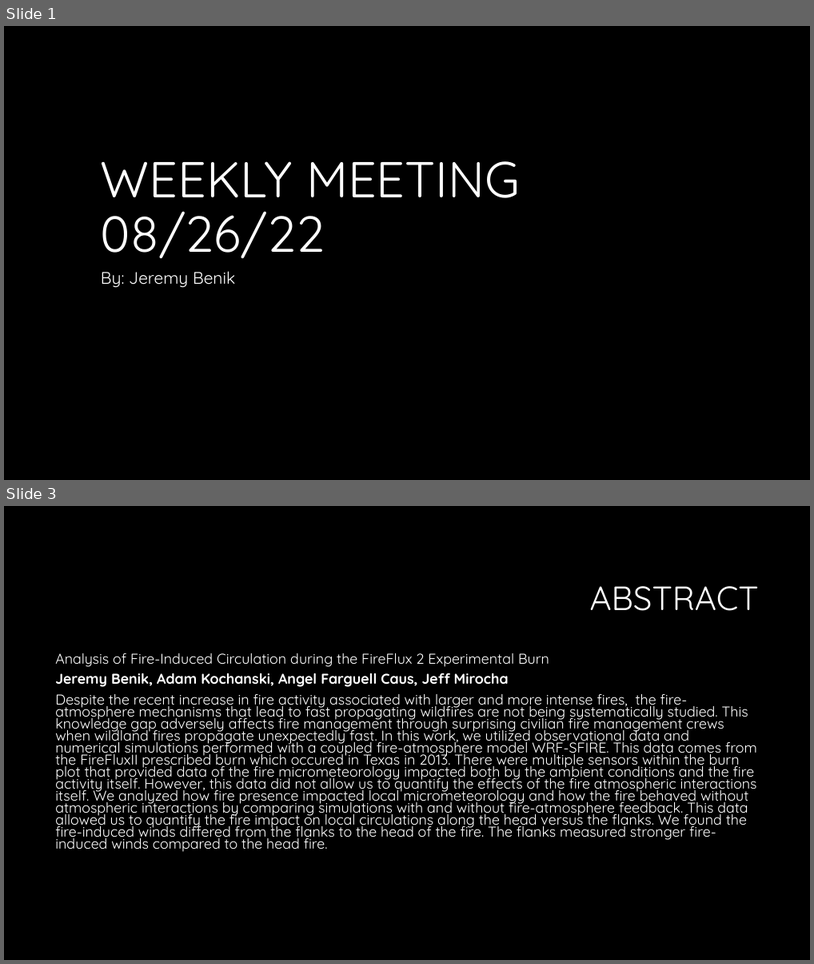
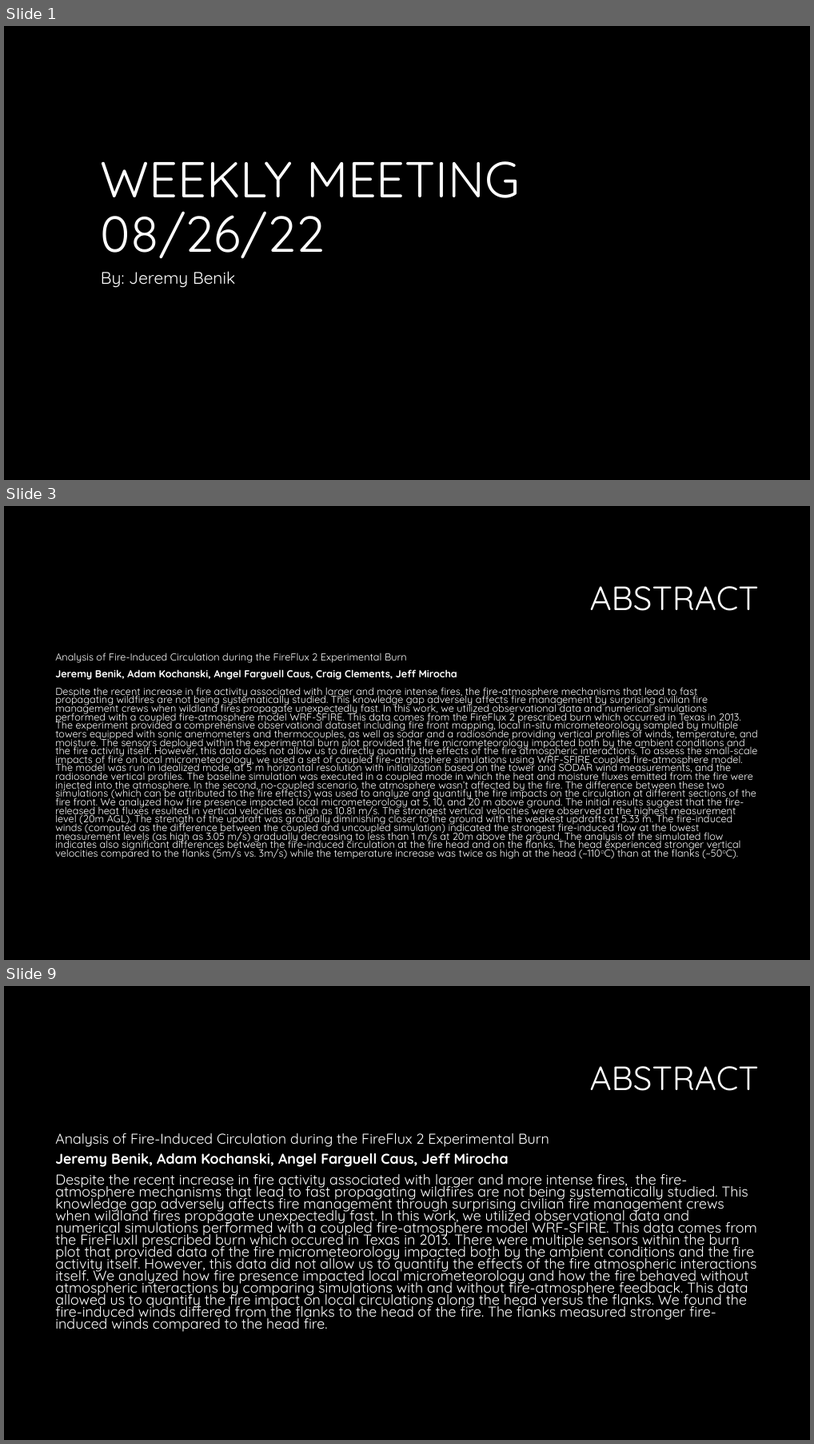
Before and after one commit to Jeremy-Benik/Meeting_Notes, a slide deck: 08262022_Presentation.pptx. Shown one above the other, each under a label of ours: slides 1 and 3 before the commit, slides 1, 3 and 9 after it; the slides between them are not shown. The pictures are 814x964 and 814x1444 pixels, drawn with LibreOffice and Linux fonts; fonts in the diff are those of the drawing; background and template pictures are left out. Boxes give left, top, right and bottom in pixels: in the first picture for what was removed or moved away, otherwise in the second. Text is boxed around its words. In the diff, an @@ line names an element or a change of style, - is before the commit and + after.

```diff
--- a/08262022_Presentation.pptx
+++ b/08262022_Presentation.pptx
@@ slide 3 added at [4,506,810,960], background #000000 @@
@@ title added at [590,586,759,611], 40 pt, text #FFFFFF @@
+ABSTRACT
@@ text added at [55,652,758,859], 12.1 pt, text #FFFFFF @@
+Analysis of Fire-Induced Circulation during the FireFlux 2 Experimental Burn
+Jeremy Benik, Adam Kochanski, Angel Farguell Caus, Craig Clements, Jeff Mirocha
+Despite the recent increase in fire activity associated with larger and more intense fires, the fire-atmosphere mechanisms that lead to fast propagating wildfires are not being systematically studied. This knowledge gap adversely affects fire management by surprising civilian fire management crews when wildland fires propagate unexpectedly fast. In this work, we utilized observational data and numerical simulations performed with a coupled fire-atmosphere model WRF-SFIRE. This data comes from the FireFlux 2 prescribed burn which occurred in Texas in 2013. The experiment provided a comprehensive observational dataset including fire front mapping, local in-situ micrometeorology sampled by multiple towers equipped with sonic anemometers and thermocouples, as well as sodar and a radiosonde providing vertical profiles of winds, temperature, and moisture. The sensors deployed within the experimental burn plot provided the fire micrometeorology impacted both by the ambient conditions and the fire activity itself. However, this data does not allow us to directly quantify the effects of the fire atmospheric interactions. To assess the small-scale impacts of fire on local micrometeorology, we used a set of coupled fire-atmosphere simulations using WRF-SFIRE coupled fire-atmosphere model. The model was run in idealized mode, at 5 m horizontal resolution with initialization based on the tower and SODAR wind measurements, and the radiosonde vertical profiles. The baseline simulation was executed in a coupled mode in which the heat and moisture fluxes emitted from the fire were injected into the atmosphere. In the second, no-coupled scenario, the atmosphere wasn’t affected by the fire. The difference between these two simulations (which can be attributed to the fire effects) was used to analyze and quantify the fire impacts on the circulation at different sections of the fire front. We analyzed how fire presence impacted local micrometeorology at 5, 10, and 20 m above ground. The initial results suggest that the fire-released heat fluxes resulted in vertical velocities as high as 10.81 m/s. The strongest vertical velocities were observed at the highest measurement level (20m AGL). The strength of the updraft was gradually diminishing closer to the ground with the weakest updrafts at 5.33 m. The fire-induced winds (computed as the difference between the coupled and uncoupled simulation) indicated the strongest fire-induced flow at the lowest measurement levels (as high as 3.05 m/s) gradually decreasing to less than 1 m/s at 20m above the ground. The analysis of the simulated flow indicates also significant differences between the fire-induced circulation at the fire head and on the flanks. The head experienced stronger vertical velocities compared to the flanks (5m/s vs. 3m/s) while the temperature increase was twice as high at the head (~110oC) than at the flanks (~50oC).
@@ what was slide 3 is now slide 9 @@
```
Also in this commit, not shown: 3 slides changed, 3 other slides added, 1 slide removed.
